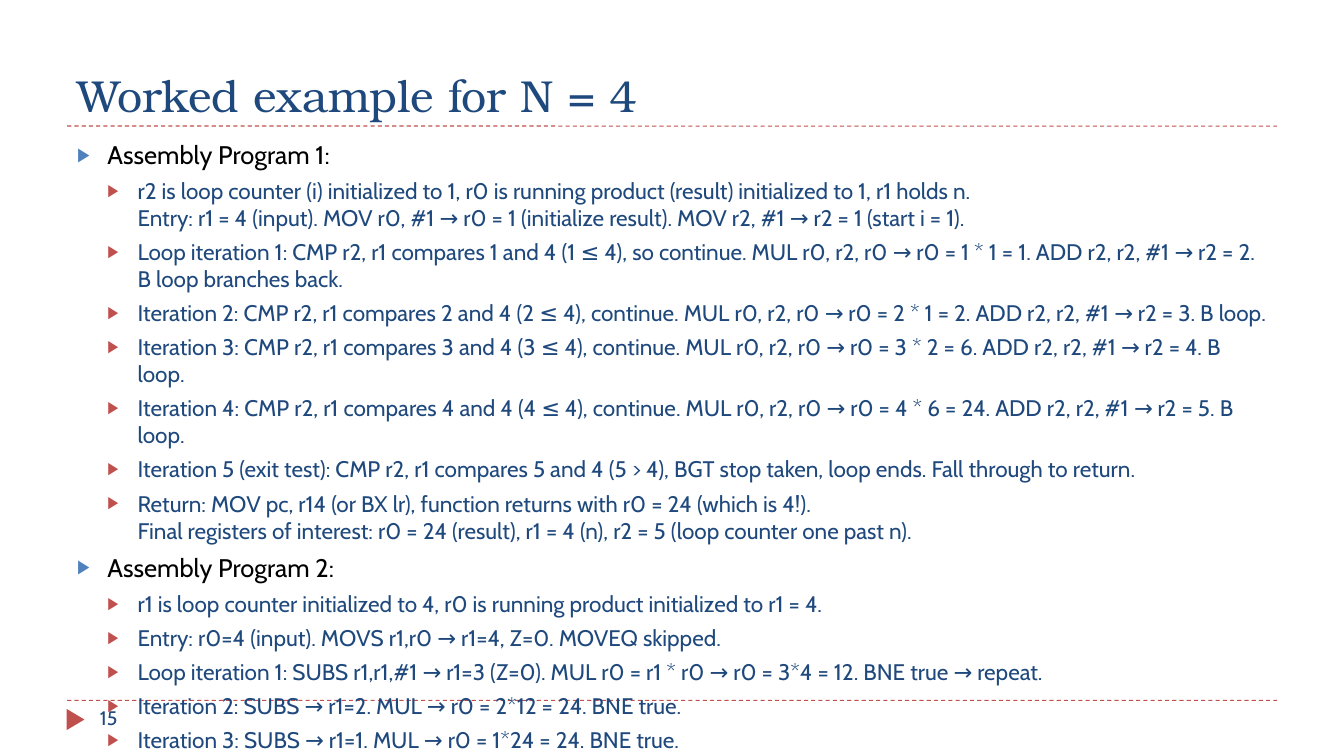
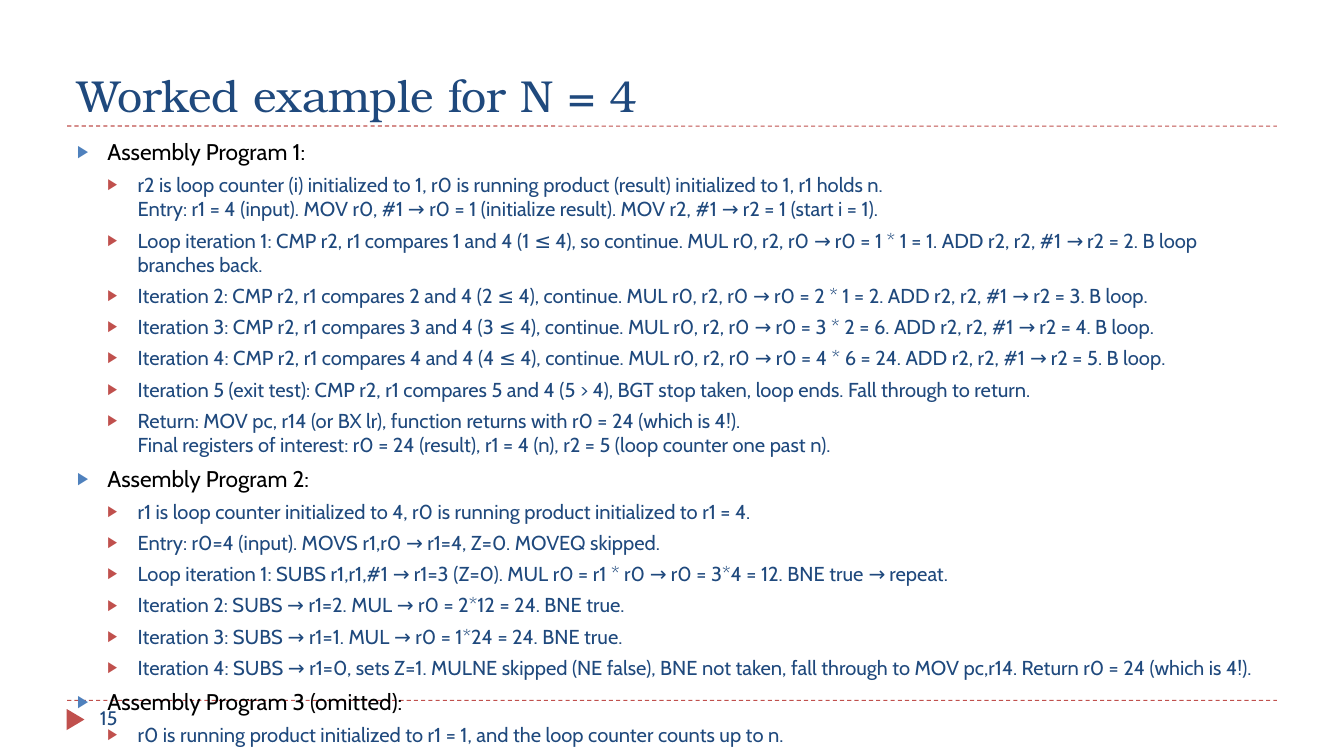
Before and after one commit to guhofstra/CSC111Fa25, a slide deck: slide 15 of PPTs/Ch7_Structured_Programming.pptx. Drawn at 1344x756 pixels with LibreOffice and Linux fonts; fonts in the diff are those of the drawing. Boxes give left, top, right and bottom in pixels: in the first picture for what was removed or moved away, otherwise in the second. Text is boxed around its words. In the diff, an @@ line names an element or a change of style, - is before the commit and + after.

```diff
--- a/PPTs/Ch7_Structured_Programming.pptx
+++ b/PPTs/Ch7_Structured_Programming.pptx
@@ text at [107,143,1251,680]: size 18.2 to 16.2 pt in "Assembly Program 1:", "Assembly Program 2:"; size 16.1 to 14.4 pt @@
@@ text at [107,693,783,747]: paragraphs added @@
+▶ Assembly Program 3 (omitted):
+  ▶ r0 is running product initialized to r1 = 1, and the loop counter counts up to n.
```
Also in this commit, not shown: 5 other slides changed, 2 other files.
